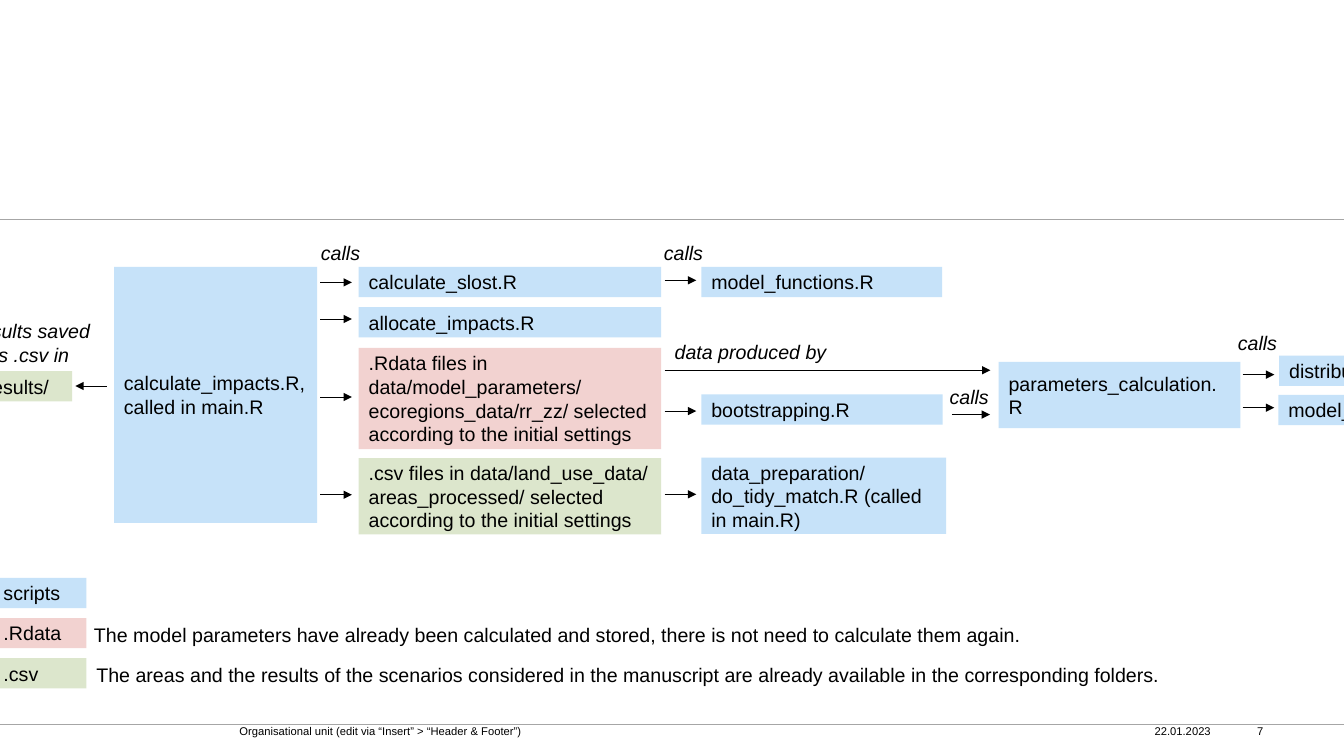
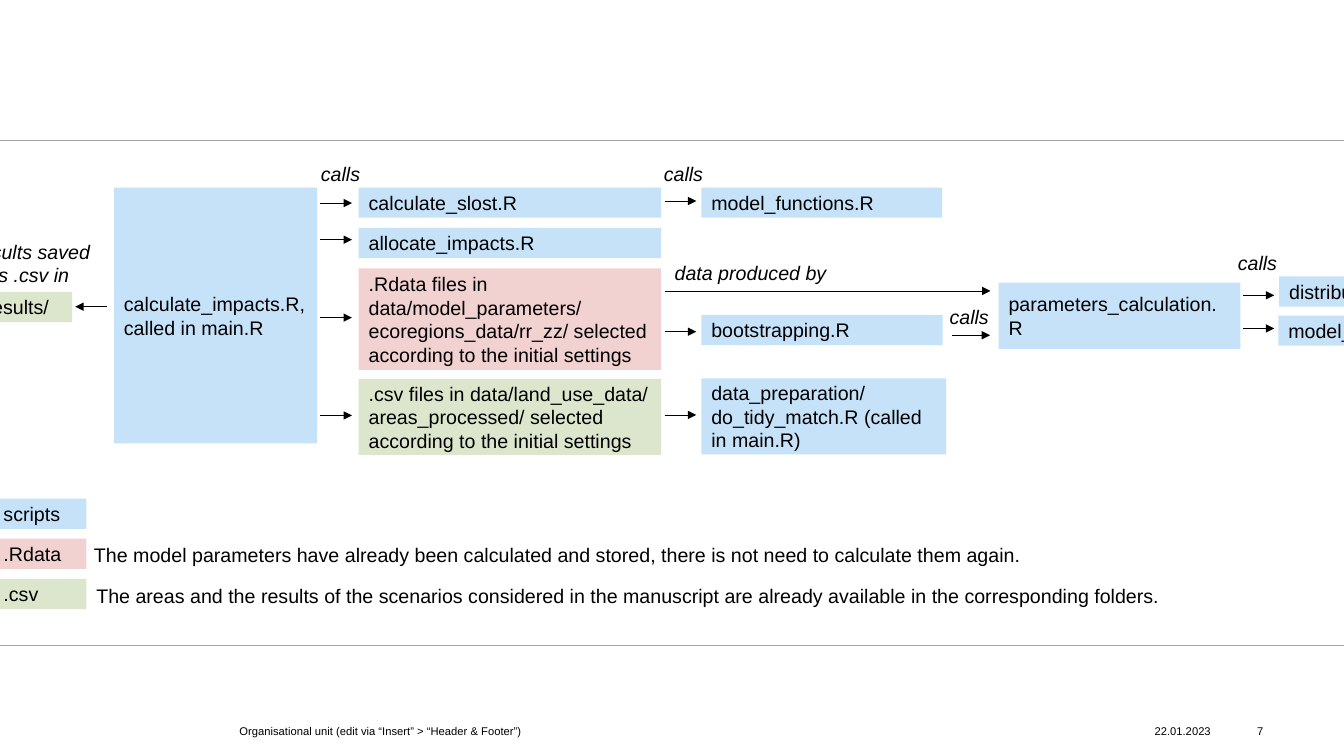
Before and after one commit to francesca-git/EU28-ForestMng-Climate, a slide deck: slide 7 of archived/20221123_folder_script_structure.pptx. Drawn at 1344x756 pixels with LibreOffice and Linux fonts; fonts in the diff are those of the drawing; background and template pictures are left out. Boxes give left, top, right and bottom in pixels: in the first picture for what was removed or moved away, otherwise in the second. Text is boxed around its words. In the diff, an @@ line names an element or a change of style, - is before the commit and + after.

```diff
--- a/archived/20221123_folder_script_structure.pptx
+++ b/archived/20221123_folder_script_structure.pptx
@@ 16 rectangles, 12 arrows, 8 texts: place and size @@
-16 rectangles, 12 arrows, 8 texts at box(0, 220, 1344, 725)
+16 rectangles, 12 arrows, 8 texts at box(0, 140, 1344, 645)
```
Also in this commit, not shown: 1 other slide changed, 3 other files.
